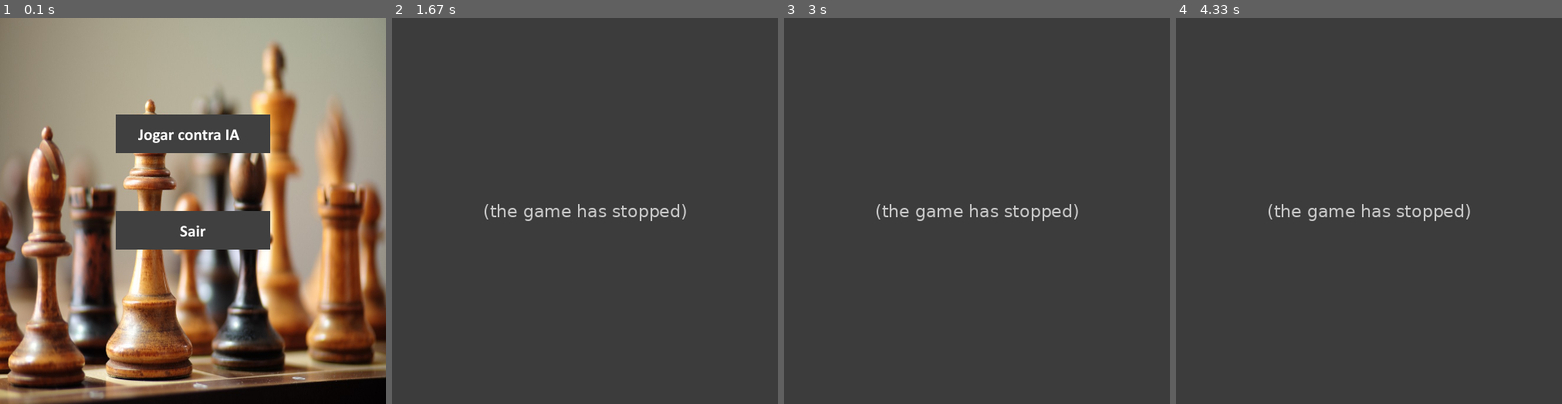
Above: before the commit, frames 1-4 (left to right).
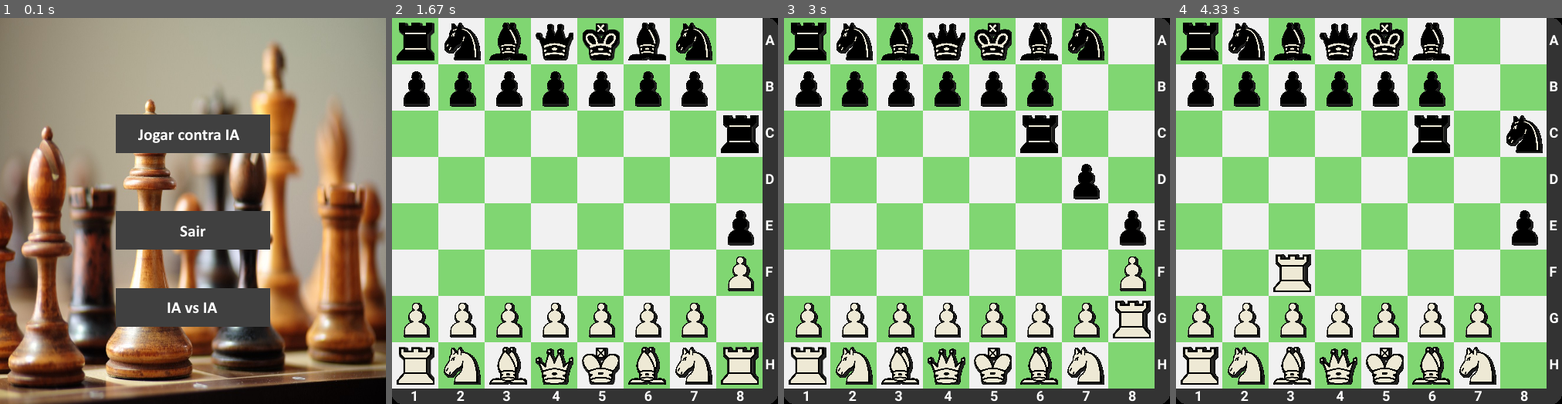
Above: after the commit, the same moments.

Repository: Zamp98-zz/chessPygame
Game: pygame game, started from main.py
The game is run twice, just before and just after one commit, with the same random seed, the same clock (stepped at 60 frames per second) and the same inputs.
Inputs (mouse positions are in pixels of both pictures, inside the frame that each line leads up to):
- Up to frame 1 (0.1 s): no input
- Up to frame 2 (1.67 s): click (585, 307) at 0.38 s; click (585, 238) at 0.77 s; click (465, 153) at 1.15 s; click (727, 346) at 1.62 s
- Up to frame 3 (3 s): move the mouse to (984, 79) at 1.93 s; click (984, 79) at 2.15 s; move the mouse to (957, 311) at 2.5 s; click (957, 311) at 2.75 s
- Up to frame 4 (4.33 s): move the mouse to (1357, 145) at 3.13 s; click (1357, 145) at 3.42 s; move the mouse to (1314, 129) at 3.83 s; click (1314, 129) at 4.15 s

The runs differ from the first frame. In frame 1, 3.8% of the frame differs, in the area x 30-70%, y 70-80%; in frame 2, 92%; in frame 3, 92%; in frame 4, 92%, in the area x 0-100%, y 0-100%.
Before the commit the program exited at 0.77 s; later frames show no game.

Commit message:
1 - Adição do modo IA vs IA

Diff:
--- a/main.py
+++ b/main.py
@@ -1,4 +1,6 @@
 # import the pygame module, so you can use it
+import time
+
 import pygame
 from modules.board import *
 from modules.oponent import *
@@ -75,16 +77,24 @@
             qRect = quitButton.get_rect()
             qRect.x = 150
             qRect.y = 250
+
+            cpuButton = pygame.image.load("images/CPUvsCPU.png")
+            cpuRect = quitButton.get_rect()
+            cpuRect.x = 150
+            cpuRect.y = 350
             if event.type == pygame.MOUSEBUTTONDOWN:
                 # Set the x, y positions of the mouse click
                 if sRect.collidepoint(event.pos):
                     gameState = 1
                 elif qRect.collidepoint(event.pos):
                     running = False
+                elif cpuRect.collidepoint(event.pos):
+                    gameState = 2
 
             screen.blit(background, (0, 0))
             screen.blit(start, sRect)
             screen.blit(quitButton, qRect)
+            screen.blit(cpuButton, cpuRect)
             pygame.display.flip()
             clock.tick(60)
         elif gameState == 1:
@@ -144,6 +154,7 @@
                                 board.score -= board.pieceValues[type(dest)]
 
                         else:  # THIS MOVE IS IN CHECK, we have to reverse it
+                            print("check")
                             board.movePiece(clickedSprites[0], oldy, oldx)
                             if type(clickedSprites[0]) == King or type(clickedSprites[0]) == Rook:
                                 clickedSprites[0].moved = False
@@ -159,6 +170,7 @@
                             # different sidemenus depend on whether or not you're
                             # currently in check
                             if checkWhite:
+                                print("check")
                                 pygame.display.update()
                                 pygame.time.wait(1000)
                             else:
@@ -199,7 +211,7 @@
             elif player == 'black':
                 value, move = minimax(board, 3, float(
                     "-inf"), float("inf"), True, trans_table)
-
+                print(value, move)
                 if value == float("-inf") and move == 0:
                     print("AI checkmate")
                     player = 'white'
@@ -246,6 +258,99 @@
             allSpritesList.draw(screen)
             pygame.display.flip()
             clock.tick(60)
+        elif gameState == 2:
+            if player == 'white':
+                print("White AI")
+                #time.sleep(1)
+                value, move = minimax(board, 3, float(
+                    "-inf"), float("inf"), False, trans_table)
+                print(value, move)
+                if value == float("-inf") and move == 0:
+                    print("AI checkmate")
+                    player = 'black'
+                    running = False
+
+                else:
+                    start = move[0]
+                    end = move[1]
+                    piece = board.array[start[0]][start[1]]
+                    dest = board.array[end[0]][end[1]]
+
+                    piecePromotion = board.movePiece(piece, end[0], end[1])
+                    if piecePromotion:
+                        allSpritesList.add(piecePromotion[0])
+                        sprites.append(piecePromotion[0])
+                        allSpritesList.remove(piecePromotion[1])
+                        sprites.remove(piecePromotion[1])
+
+                    if dest:
+                        allSpritesList.remove(dest)
+                        sprites.remove(dest)
+                        board.score += board.pieceValues[type(dest)]
+
+                    player = 'black'
+                    attacked = generatePossibleMoves(board, "white", True)
+                    if (board.whiteKing.y, board.whiteKing.x) in attacked:
+                        checkBlack = True
+                    else:
+                        checkBlack = False
+
+                if value == float("inf"):
+                    print("Black AI checkmate")
+                    running = False
+                    player = 'AI'
+
+            elif player == 'black':
+                value, move = minimax(board, 3, float(
+                    "-inf"), float("inf"), True, trans_table)
+                #print(value, move)
+                print("Black AI")
+                if value == float("-inf") and move == 0:
+                    print("White AI checkmate")
+                    player = 'AI'
+                    running = False
+
+                else:
+                    start = move[0]
+                    end = move[1]
+                    piece = board.array[start[0]][start[1]]
+                    dest = board.array[end[0]][end[1]]
+
+                    piecePromotion = board.movePiece(piece, end[0], end[1])
+                    if piecePromotion:
+                        allSpritesList.add(piecePromotion[0])
+                        sprites.append(piecePromotion[0])
+                        allSpritesList.remove(piecePromotion[1])
+                        sprites.remove(piecePromotion[1])
+
+                    if dest:
+                        allSpritesList.remove(dest)
+                        sprites.remove(dest)
+                        board.score += board.pieceValues[type(dest)]
+
+                    player = 'white'
+                    attacked = generatePossibleMoves(board, "black", True)
+                    if (board.whiteKing.y, board.whiteKing.x) in attacked:
+                        checkWhite = True
+                    else:
+                        checkWhite = False
+
+                if value == float("inf"):
+                    print("Player checkmate")
+                    running = False
+                    player = 'AI'
+
+            allSpritesList = pygame.sprite.Group()
+            sprites = [piece for row in board.array for piece in row if piece]
+            allSpritesList.add(sprites)
+            allSpritesList.add(Rects)
+
+            # draw the sprites
+            allSpritesList.draw(screen)
+            screen.blit(bg, (0, 0))
+            allSpritesList.draw(screen)
+            pygame.display.flip()
+            clock.tick(60)
 
 if __name__ == "__main__":
     main()
--- a/modules/oponent.py
+++ b/modules/oponent.py
@@ -179,8 +179,12 @@
                     board.score += 9
                 if dest != None:
                     board.score += board.pieceValues[type(dest)]
-
+                if v >= bestValue:
+                    move = (start, (end[0], end[1]))
                 if beta <= alpha:
-                    return bestValue, 0
-
+                    return bestValue, move
+        try:
+            return bestValue, move
+        except:
+            return bestValue, 0
         return bestValue, 0
Binary file added: images/CPUvsCPU.png
